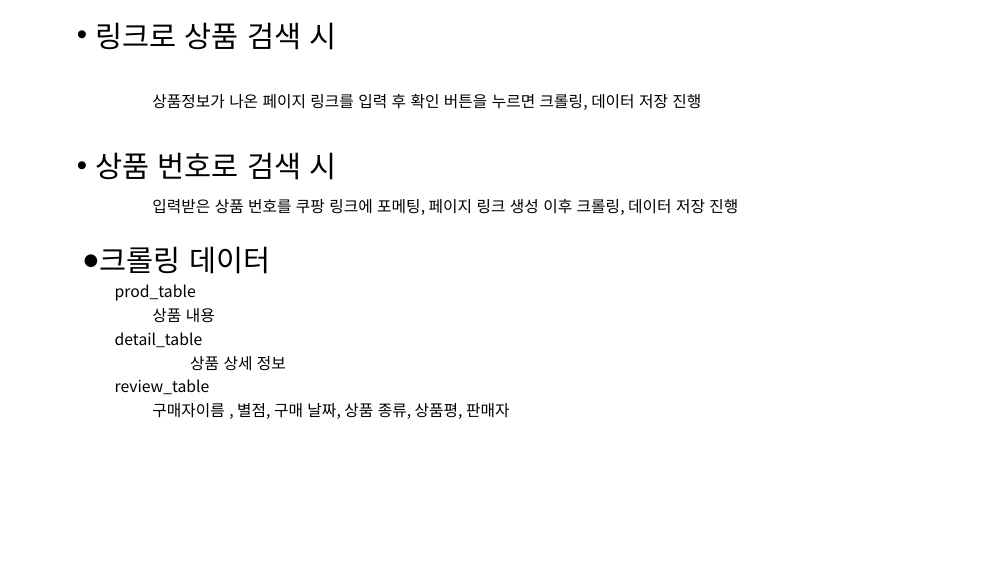
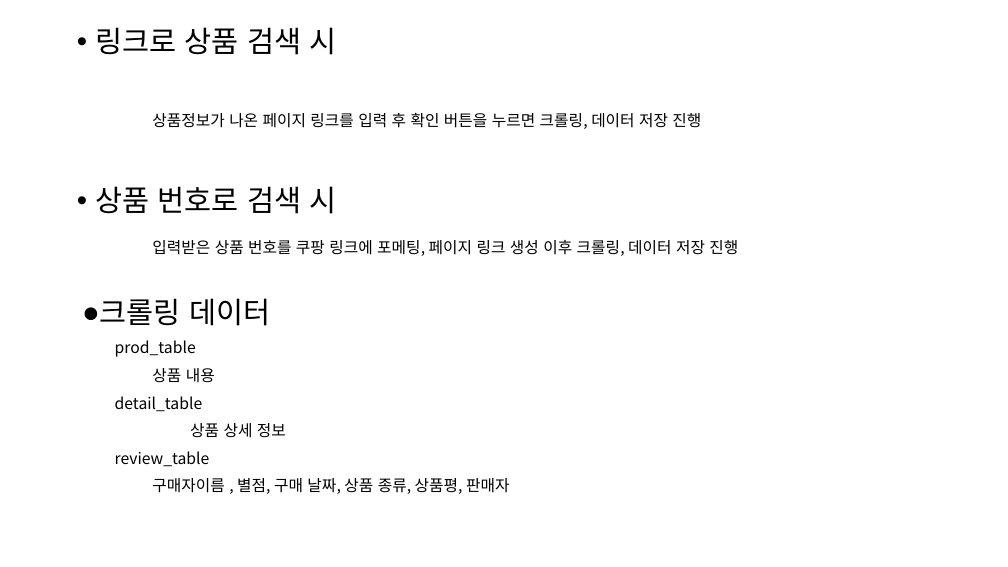
Before and after one commit to katimere15/coupang_pj, a slide deck: slide 2 of written_plan/쿠팡 상품평 분석 레이아웃.pptx. Drawn at 1008x567 pixels with LibreOffice and Linux fonts; fonts in the diff are those of the drawing. Boxes give left, top, right and bottom in pixels: in the first picture for what was removed or moved away, otherwise in the second. Text is boxed around its words. In the diff, an @@ line names an element or a change of style, - is before the commit and + after.

```diff
--- a/written_plan/쿠팡 상품평 분석 레이아웃.pptx
+++ b/written_plan/쿠팡 상품평 분석 레이아웃.pptx
@@ text "링크로 상품 검색 시" at <box>96,27,738,494</box>: line spacing 0.7 to 0.9 @@
```
Also in this commit, not shown: 3 other slides changed, 1 slide removed.
